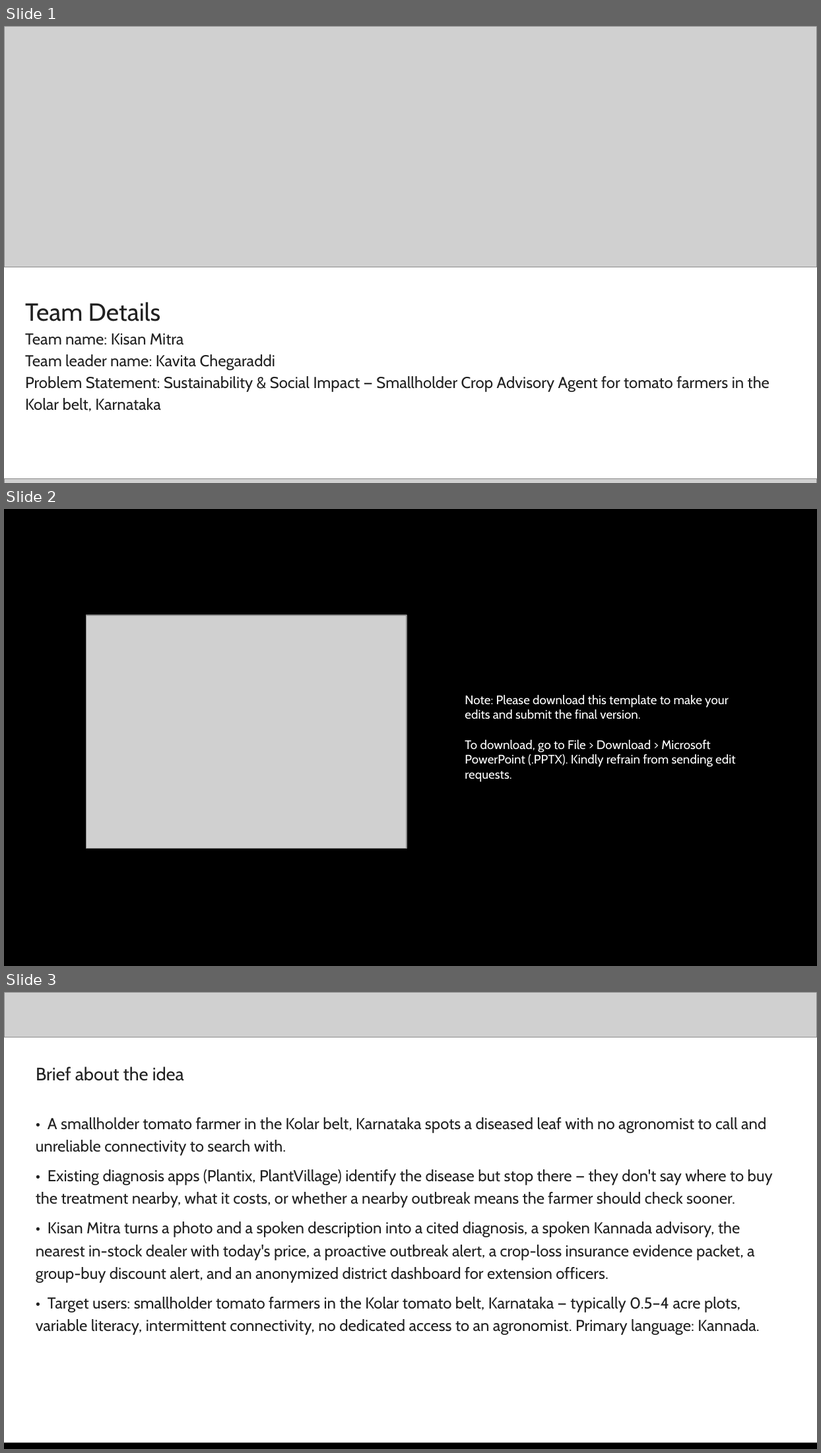
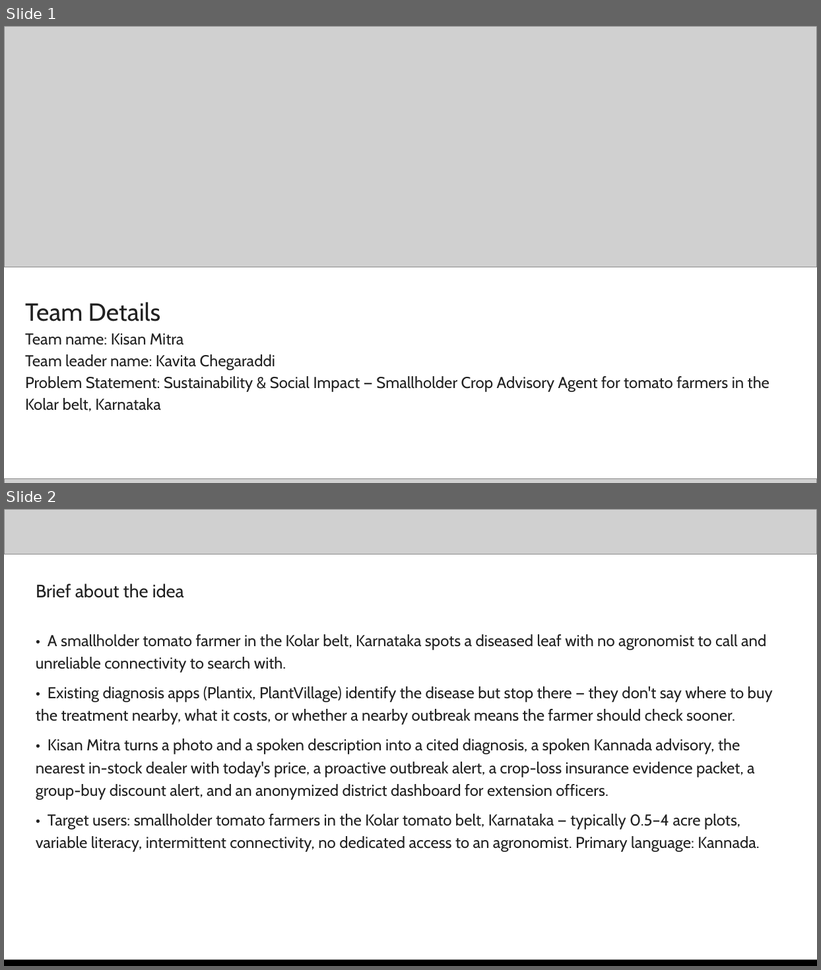
Before and after one commit to Kavitacs08/kisan-mitra, a slide deck: docs/Kisan_Mitra_Submission.pptx. Shown one above the other, each under a label of ours: slides 1, 2 and 3 before the commit, slides 1 and 2 after it. The pictures are 821x1453 and 821x970 pixels, drawn with LibreOffice and Linux fonts; fonts in the diff are those of the drawing; grey boxes stand for pictures. Boxes give left, top, right and bottom in pixels: in the first picture for what was removed or moved away, otherwise in the second. Text is boxed around its words. In the diff, an @@ line names an element or a change of style, - is before the commit and + after.

```diff
--- a/docs/Kisan_Mitra_Submission.pptx
+++ b/docs/Kisan_Mitra_Submission.pptx
@@ slide 2 removed at <box>4,509,817,966</box>, background #FFFFFF @@
@@ rectangle removed at <box>4,509,817,966</box> @@
@@ picture removed at <box>86,615,407,849</box> @@
@@ text removed at <box>465,695,735,782</box> @@
-Note: Please download this template to make your edits and submit the final version.
-To download, go to File > Download > Microsoft PowerPoint (.PPTX). Kindly refrain from sending edit requests.
@@ picture removed at <box>4,962,817,966</box> @@
@@ what was slide 3 is now slide 2 @@
```
Also in this commit, not shown: 2 slides changed, 1 slide added, 2 other files.
